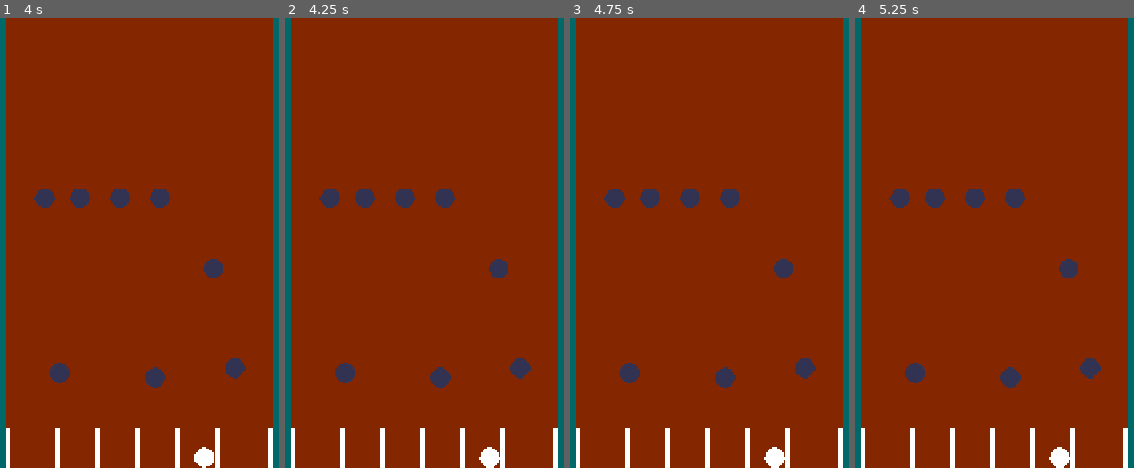
Above: before the commit, frames 1-4 (left to right).
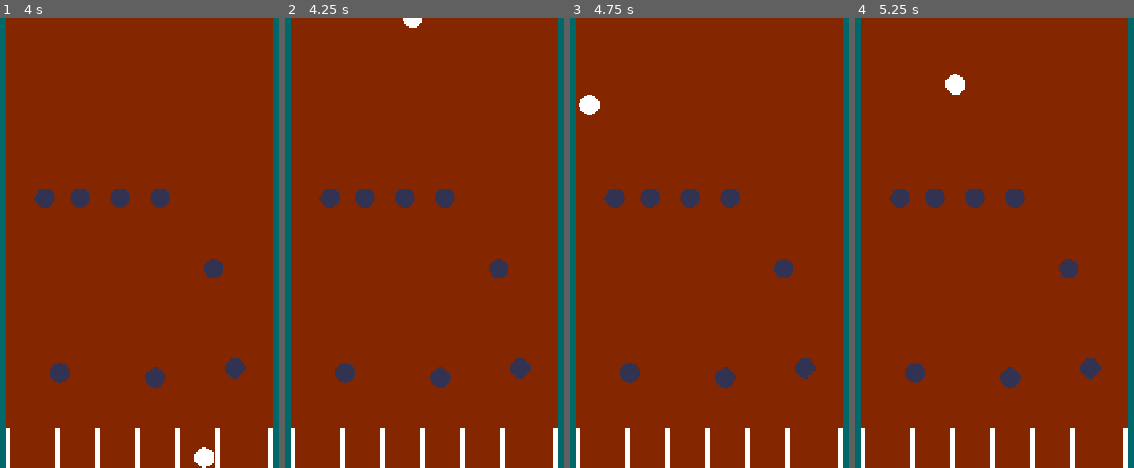
Above: after the commit, the same moments.

Repository: BenjaminVincent/jam-2
Game: Godot game, scene res://scenes/game.tscn
Same seed, same stepped clock (60 frames per second), same inputs: the game is played once before the commit and once after it.
Inputs:
- Up to frame 1 (4 s): tap Enter at 0.5 s; hold Right (ui_right) 0.53-1.28 s; tap Space (LAUNCH) every 0.75 s from 0.6 to 3.6 s; hold Left (ui_left) 1.28-2.03 s; hold Right (ui_right) 2.03-3.53 s; hold Left (ui_left) from 3.53 s (still down)
- Up to frame 2 (4.25 s): keep holding Left (ui_left); tap R (RESET, bound only after the commit) at 4.15 s
- Up to frame 3 (4.75 s): keep holding Left (ui_left); tap Space (LAUNCH) at 4.35 s
- Up to frame 4 (5.25 s): keep holding Left (ui_left); tap Space (LAUNCH) at 5.1 s

Frame 1 is identical in both runs. In frame 2, 0.4% of the frame differs, in the area x 42-78%, y 0-100%; in frame 3, 0.5%, in the area x 3-78%, y 17-100%; in frame 4, 0.5%.

Commit message:
added reset function

Diff:
--- a/project.godot
+++ b/project.godot
@@ -35,6 +35,11 @@
 "events": [Object(InputEventKey,"resource_local_to_scene":false,"resource_name":"","device":-1,"window_id":0,"alt_press …(191 unchanged characters)…
 ]
 }
+RESET={
+"deadzone": 0.2,
+"events": [Object(InputEventKey,"resource_local_to_scene":false,"resource_name":"","device":-1,"window_id":0,"alt_pressed":false,"shift_pressed":false,"ctrl_pressed":false,"meta_pressed":false,"pressed":false,"keycode":0,"physical_keycode":82,"key_label":0,"unicode":114,"location":0,"echo":false,"script":null)
+]
+}
 
 [physics]
 
--- a/scripts/player.gd
+++ b/scripts/player.gd
@@ -34,8 +34,6 @@
 		just_launched = false
 		allow_input = false
 
-
-
 	# NOTICE MOVING
 	var direction := Input.get_axis("ui_left", "ui_right")
 
@@ -54,9 +52,21 @@
 		velocity = velocity.bounce(collision.get_normal())
 		velocity = Vector2(velocity.x * ELASTICITY, velocity.y * ELASTICITY)
 
+	if Input.is_action_just_pressed("RESET"):
+		_reset_ball()
+
 
 
 func _process(_delta: float) -> void:
 	if Input.is_action_just_pressed("LAUNCH") and allow_input:
 		launched = true
 		just_launched = true
+
+
+
+func _reset_ball() -> void:
+	position = Vector2(get_viewport_rect().size.x / 2.0, 0.0)
+	velocity = Vector2(0.0, 0.0)
+	launched = false
+	just_launched = false
+	allow_input = true
Not shown, added: scenes/game.tscn4162018602.tmp
